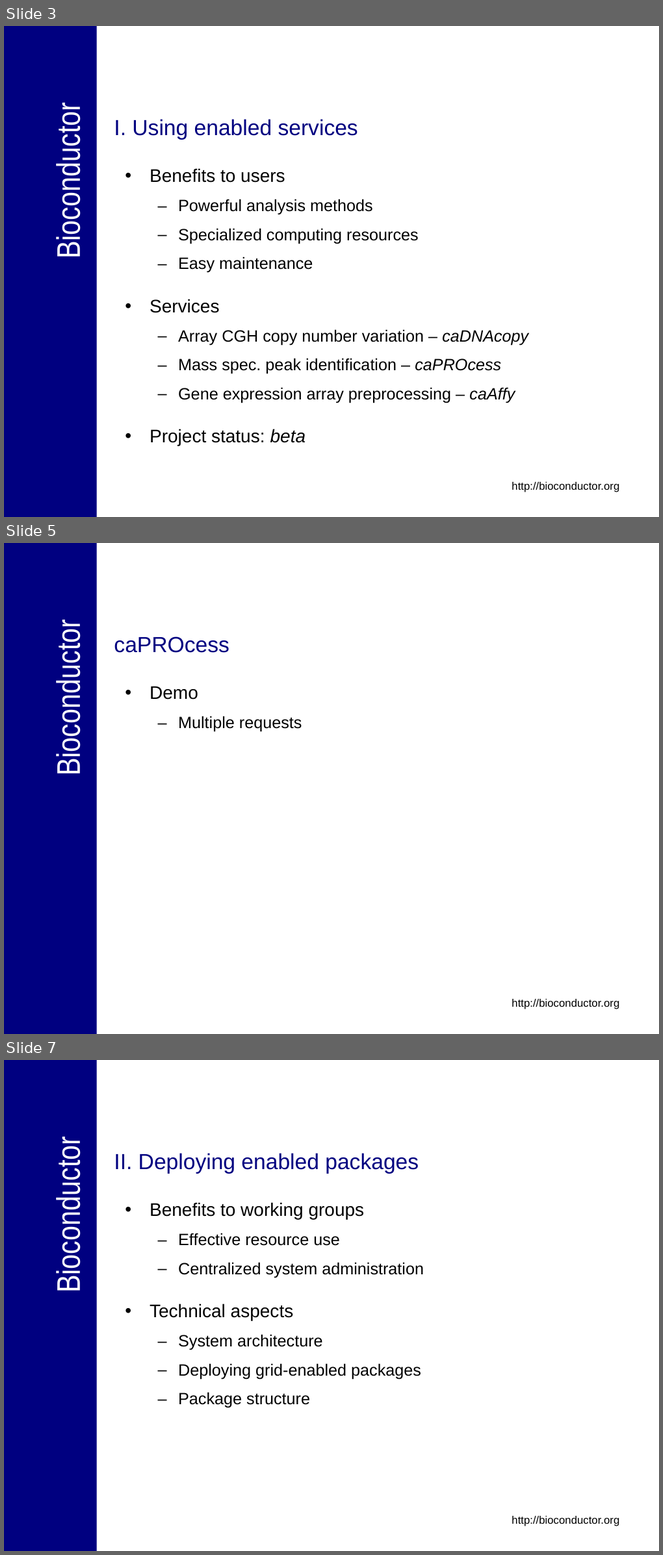
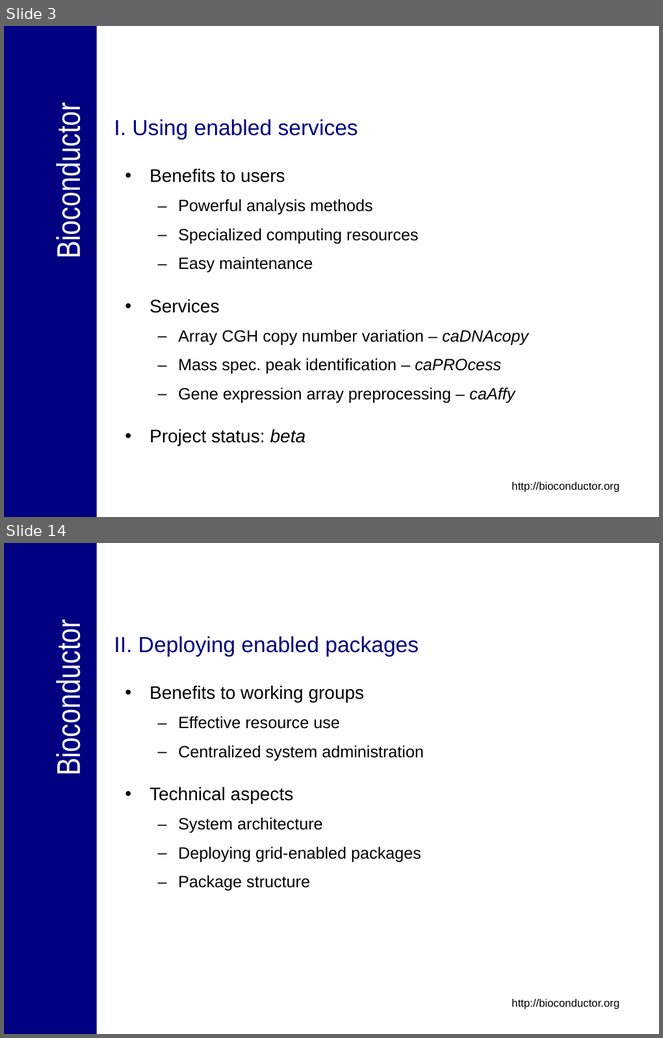
Before and after one commit to NCIP/bioconductor, a slide deck: bioconductor/Presentations/caBIG_Annual_Meeting_2007_Tech_Demo.ppt. Shown one above the other, each under a label of ours: slides 3, 5 and 7 before the commit, slides 3 and 14 after it; the slides between them are not shown. The pictures are 663x1555 and 663x1038 pixels, drawn with LibreOffice and Linux fonts; fonts in the diff are those of the drawing; background and template pictures are left out. Boxes give left, top, right and bottom in pixels: in the first picture for what was removed or moved away, otherwise in the second. Text is boxed around its words. In the diff, an @@ line names an element or a change of style, - is before the commit and + after.

```diff
--- a/bioconductor/Presentations/caBIG_Annual_Meeting_2007_Tech_Demo.ppt
+++ b/bioconductor/Presentations/caBIG_Annual_Meeting_2007_Tech_Demo.ppt
@@ slide 5 removed at bbox=[4, 543, 659, 1034], background #FFFFFF; not listed: 3 template elements that a slide beside it also shows @@
@@ title removed at bbox=[114, 637, 229, 653] @@
-caPROcess
@@ text removed at bbox=[150, 686, 302, 732] @@
-• Demo
-  – Multiple requests
@@ what was slide 7 is now slide 14 @@
```
Also in this commit, not shown: 1 slide changed, 10 slides added, 2 other slides removed.
